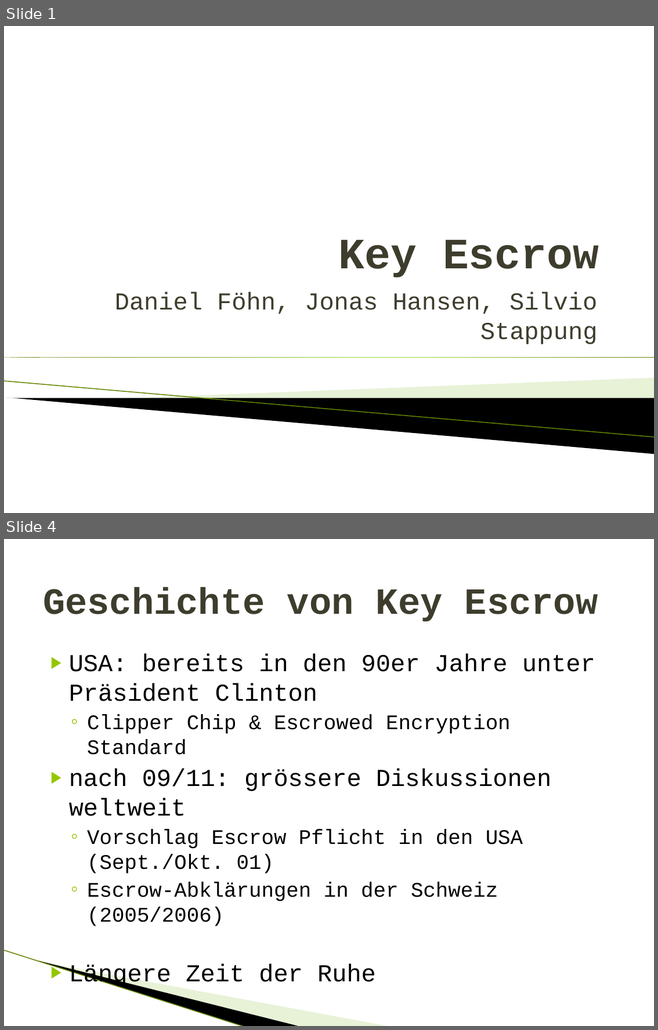
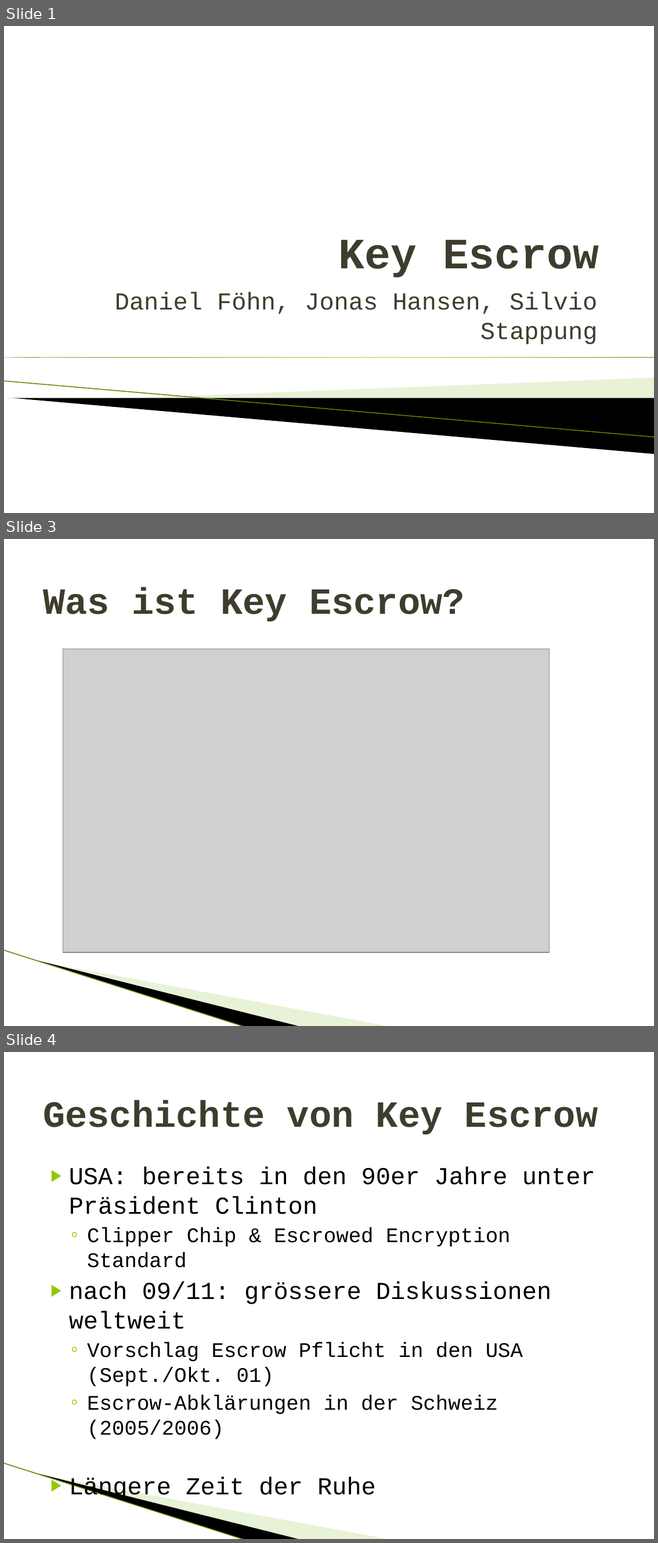
Before and after one commit to gnomengineer/Termpaper_KeyEscrow, a slide deck: presentation/Key Escrow.pptx. Shown one above the other, each under a label of ours: slides 1 and 4 before the commit, slides 1, 3 and 4 after it; the slides between them are not shown. The pictures are 658x1030 and 658x1543 pixels, drawn with LibreOffice and Linux fonts; fonts in the diff are those of the drawing; grey boxes stand for pictures; background and template pictures are left out. Boxes give left, top, right and bottom in pixels: in the first picture for what was removed or moved away, otherwise in the second. Text is boxed around its words. In the diff, an @@ line names an element or a change of style, - is before the commit and + after.

Commit message:
Finished Presentation

```diff
--- a/presentation/Key Escrow.pptx
+++ b/presentation/Key Escrow.pptx
@@ slide 3 added at [4,539,654,1026], background #FFFFFF; not listed: 3 template elements that a slide beside it also shows @@
@@ title added at [43,587,465,622], 41 pt, text #3E3D2D, bold @@
+Was ist Key Escrow?
@@ picture added at [63,649,549,953] @@
```
Also in this commit, not shown: 1 slide changed, 1 slide removed, 1 other file.
